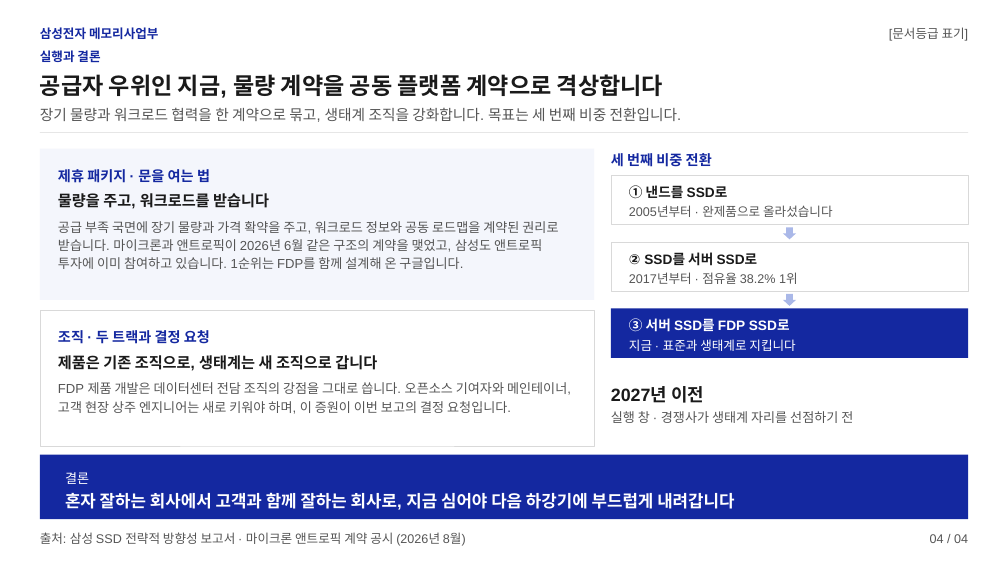
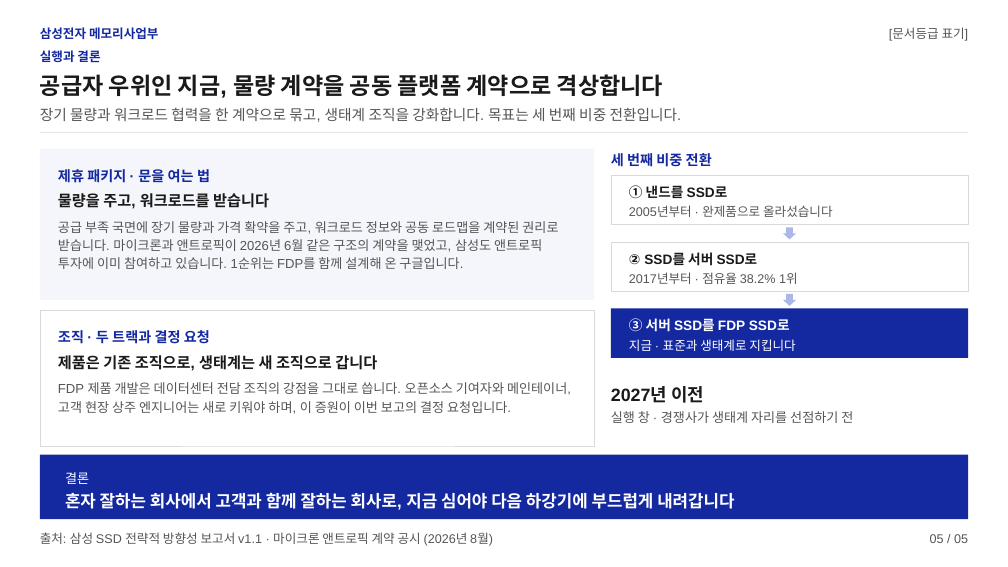
Before and after one commit to k31001/action-learning, a slide deck: slide 5 of outputs/presentation/ssd-strategy.pptx (slide 4 before the commit). Drawn at 1008x567 pixels with LibreOffice and Linux fonts; fonts in the diff are those of the drawing. Boxes give left, top, right and bottom in pixels: in the first picture for what was removed or moved away, otherwise in the second. Text is boxed around its words. In the diff, an @@ line names an element or a change of style, - is before the commit and + after.

```diff
--- a/outputs/presentation/ssd-strategy.pptx
+++ b/outputs/presentation/ssd-strategy.pptx
@@ text at (40, 532, 493, 546): text changed @@
-출처: 삼성 SSD 전략적 방향성 보고서 · 마이크론 앤트로픽 계약 공시 (2026년 8월)
+출처: 삼성 SSD 전략적 방향성 보고서 v1.1 · 마이크론 앤트로픽 계약 공시 (2026년 8월)
@@ text at (930, 534, 968, 543): text changed @@
-04 / 04
+05 / 05
```
Also in this commit, not shown: 3 other slides changed, 1 slide added, 8 other files.
